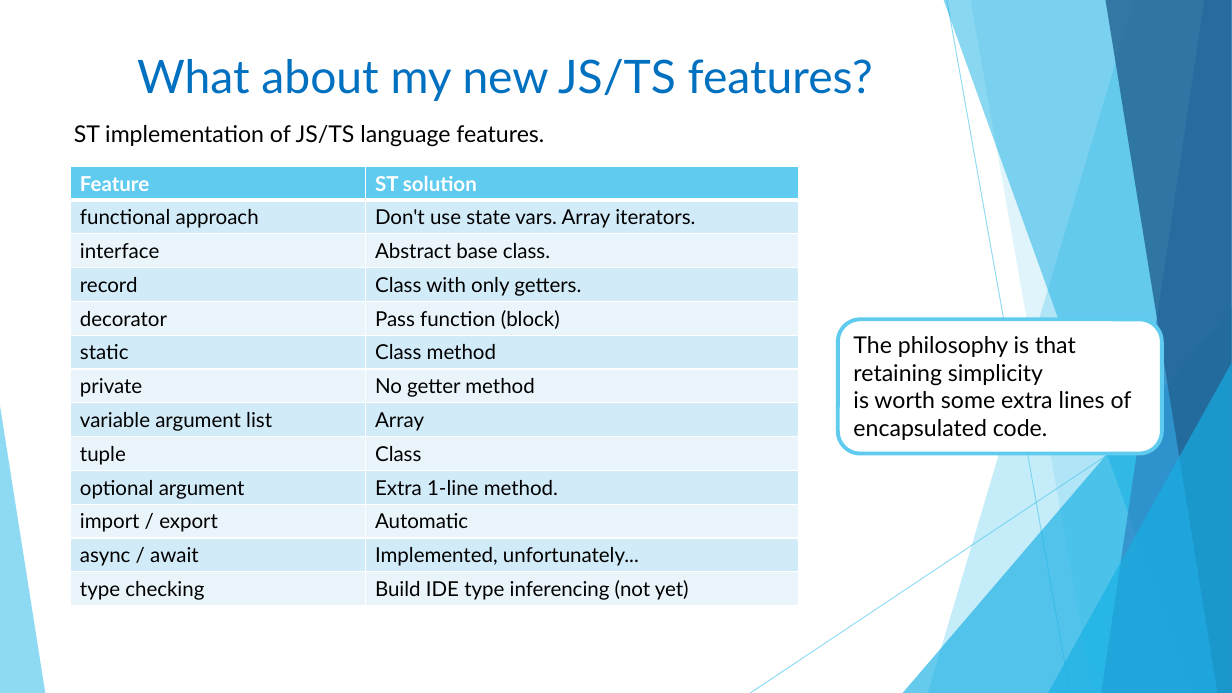
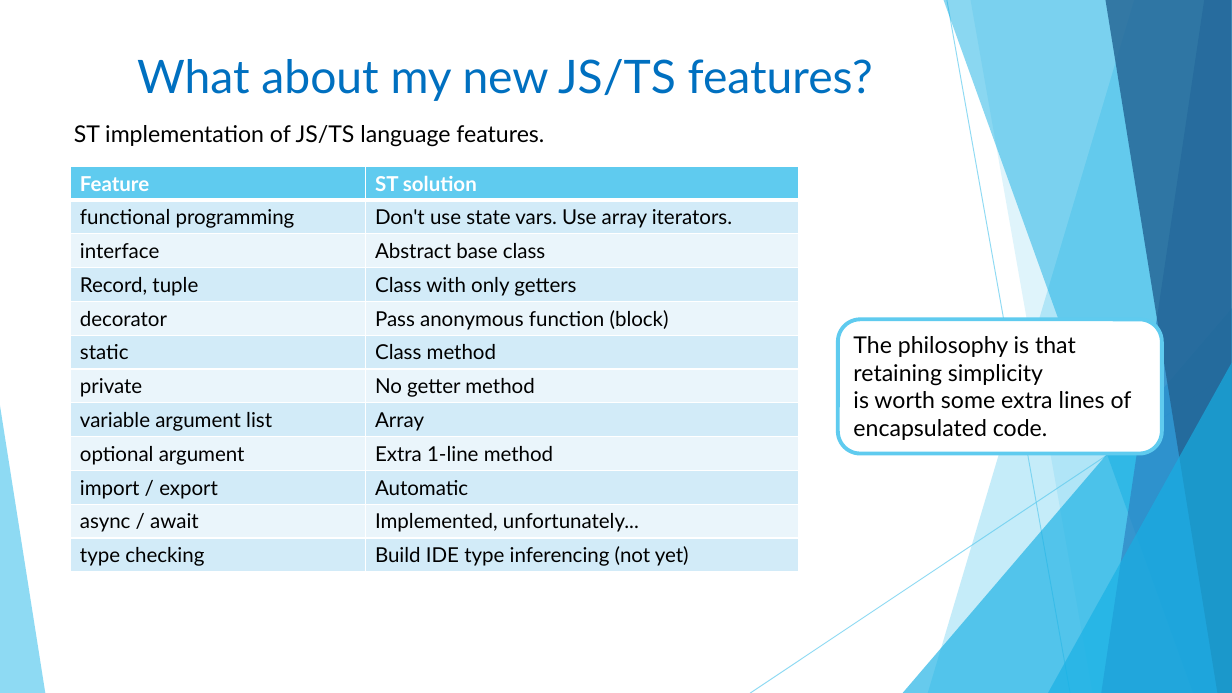
Before and after one commit to Small-JS/SmallJS, a slide deck: slide 7 of Documentation/Why_SmallJS.pptx. Drawn at 1232x693 pixels with LibreOffice and Linux fonts; fonts in the diff are those of the drawing. Boxes give left, top, right and bottom in pixels: in the first picture for what was removed or moved away, otherwise in the second. Text is boxed around its words. In the diff, an @@ line names an element or a change of style, - is before the commit and + after.

```diff
--- a/Documentation/Why_SmallJS.pptx
+++ b/Documentation/Why_SmallJS.pptx
@@ table at (71,166,799,573) @@
-row 2, column 1: functional approach
+row 2, column 1: functional programming
-row 2, column 2: Don't use state vars. Array iterators.
+row 2, column 2: Don't use state vars. Use array iterators.
-row 3, column 2: Abstract base class.
+row 3, column 2: Abstract base class
-row 4, column 1: record
+row 4, column 1: Record, tuple
-row 4, column 2: Class with only getters.
+row 4, column 2: Class with only getters
-row 5, column 2: Pass function (block)
+row 5, column 2: Pass anonymous function (block)
-row 9: tuple | Class
-row 10: optional argument | Extra 1-line method.
+row 9: optional argument | Extra 1-line method
```
Also in this commit, not shown: 2 other slides changed.
